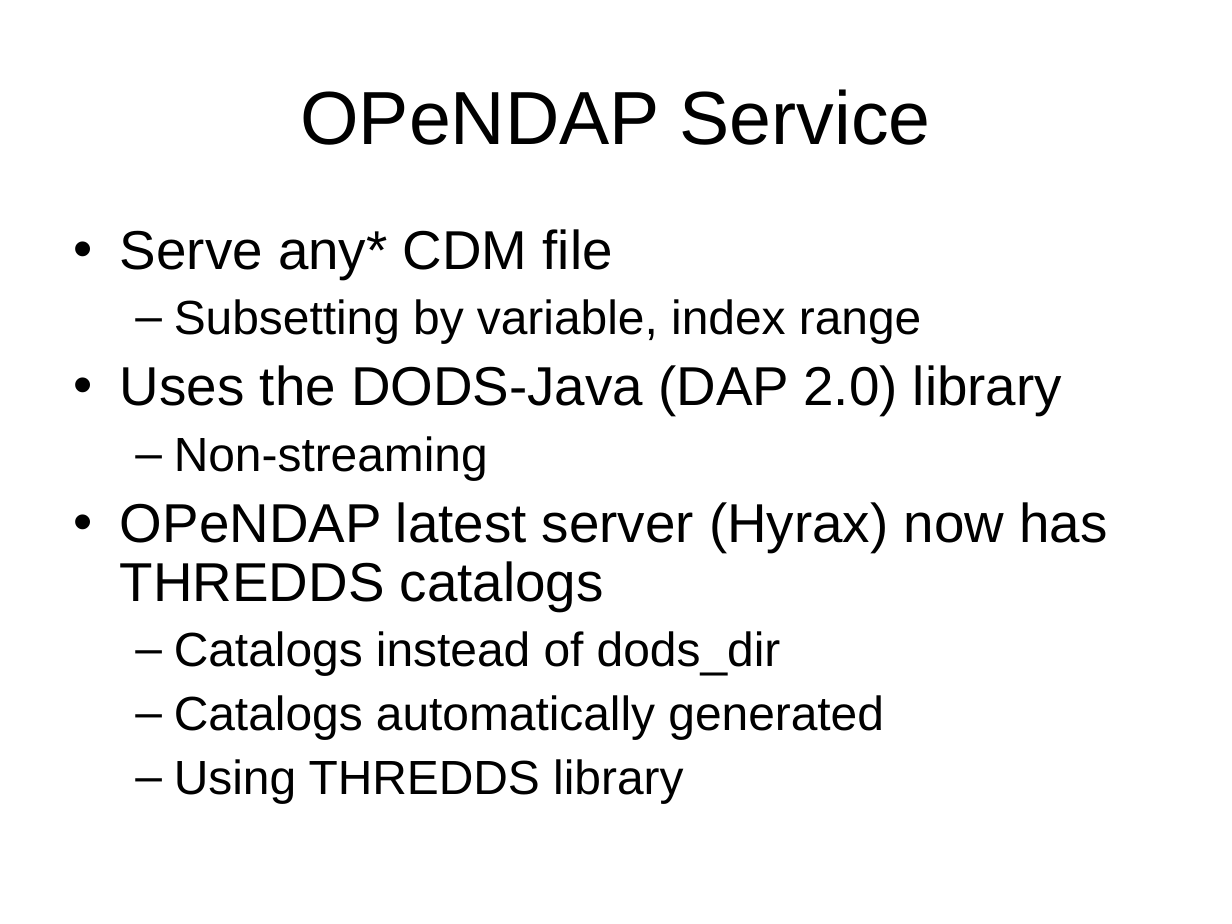
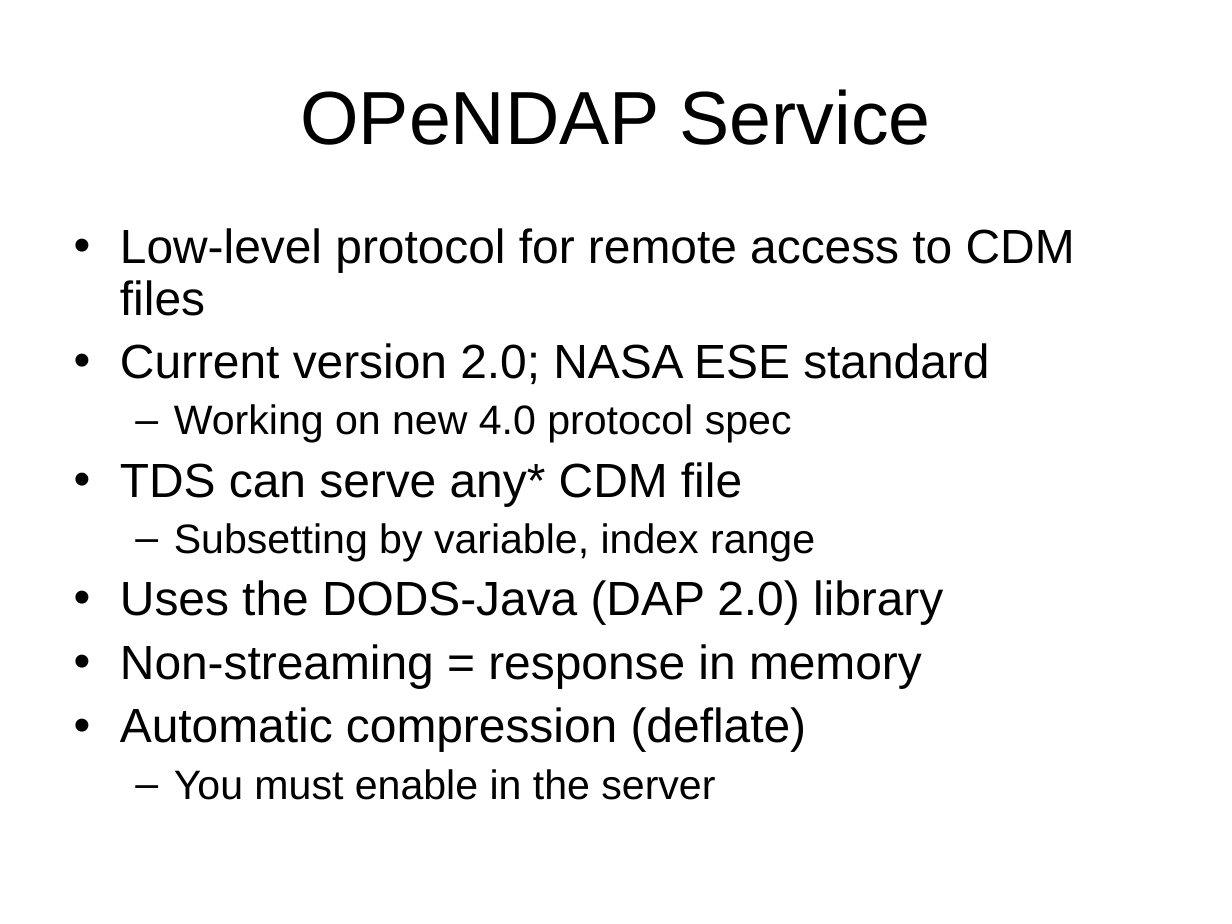
Before and after one commit to ooici-eoi/THREDDS, a slide deck: slide 5 of docs/web/thredds/tech/tutorial/TDS Data Services.ppt (slide 4 before the commit). Drawn at 1232x924 pixels with LibreOffice and Linux fonts; fonts in the diff are those of the drawing; background and template pictures are left out. Boxes give left, top, right and bottom in pixels: in the first picture for what was removed or moved away, otherwise in the second. Text is boxed around its words. In the diff, an @@ line names an element or a change of style, - is before the commit and + after.

```diff
--- a/docs/web/thredds/tech/tutorial/TDS Data Services.ppt
+++ b/docs/web/thredds/tech/tutorial/TDS Data Services.ppt
@@ text at (120,228,1075,506): text changed; size 32 to 28 pt @@
-• Serve any* CDM file
+• Low-level protocol for remote access to CDM files
+• Current version 2.0; NASA ESE standard
+  – Working on new 4.0 protocol spec
+• TDS can serve any* CDM file
@@ text at (120,523,943,624): size 28 to 24 pt in "Subsetting by variable, index range"; size 32 to 28 pt in "Uses the DODS-Java (DAP 2.0) library"; less space between paragraphs @@
@@ text at (120,644,922,800): text changed @@
-  – Non-streaming
-• OPeNDAP latest server (Hyrax) now has THREDDS catalogs
-  – Catalogs instead of dods_dir
-  – Catalogs automatically generated
-  – Using THREDDS library
+• Non-streaming = response in memory
+• Automatic compression (deflate)
+  – You must enable in the server
```
Also in this commit, not shown: 4 other slides changed, 16 slides added, 5 slides removed, 8 other files.
